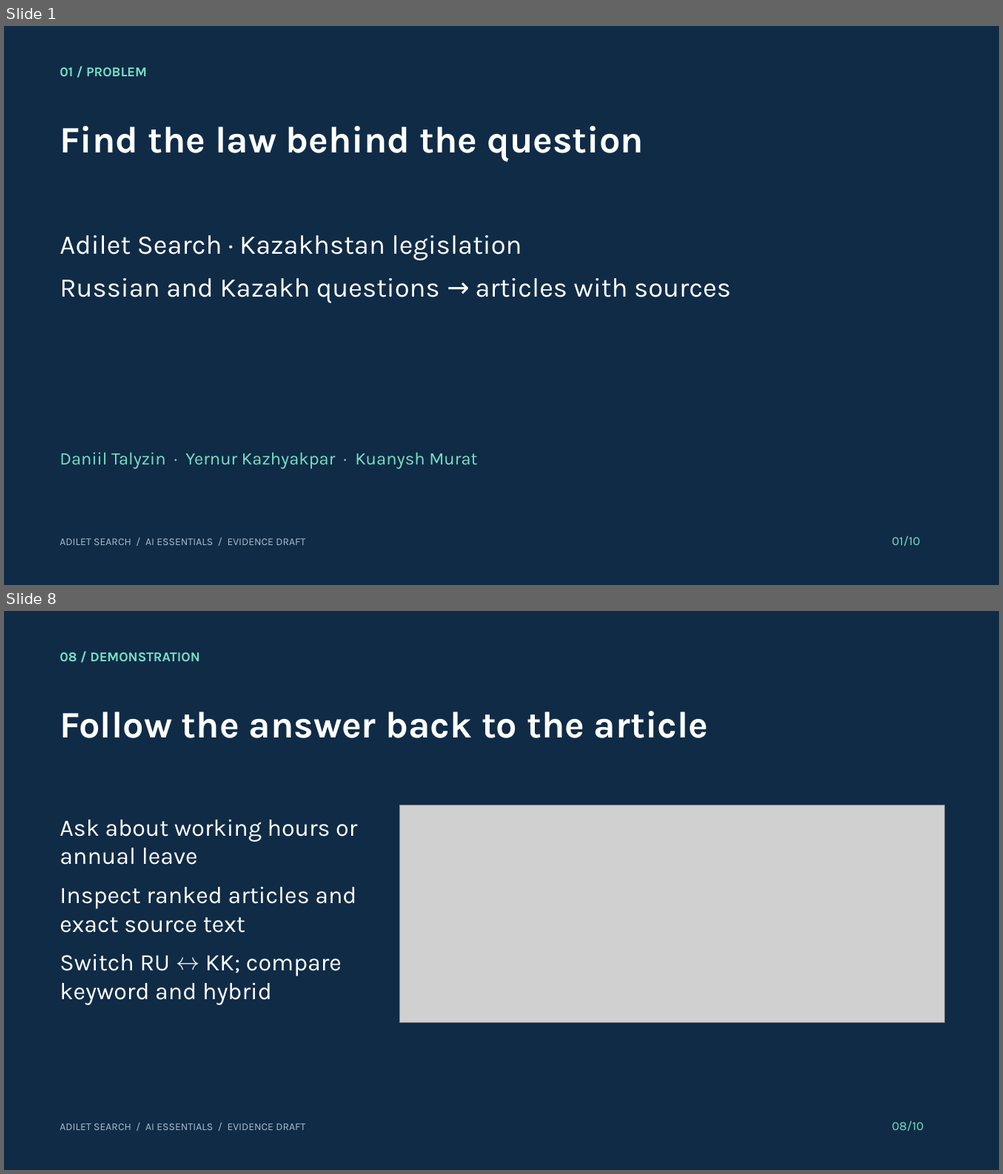
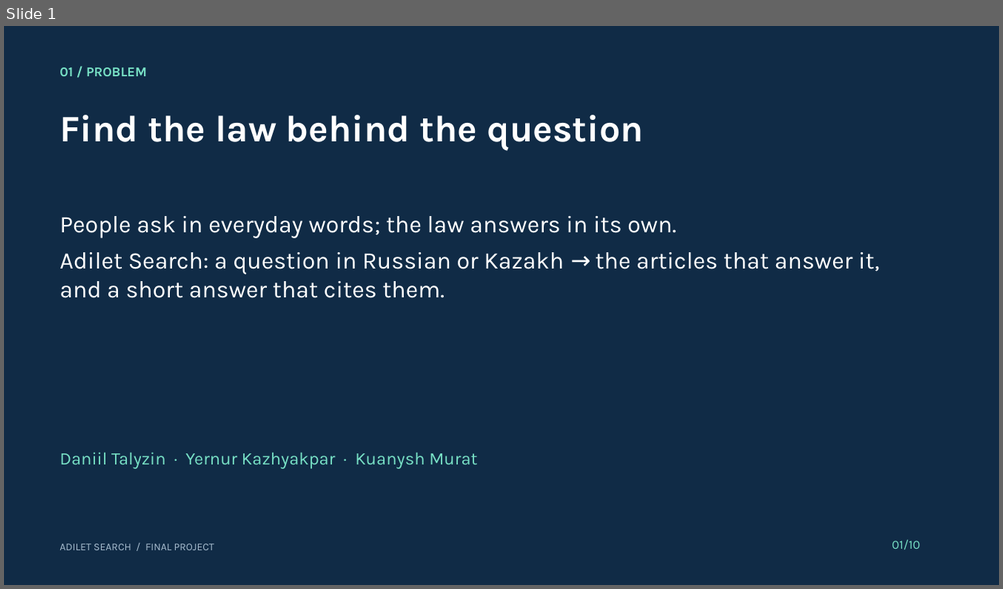
Before and after one commit to R0onen/adilet-search, a slide deck: docs/presentation/final_deck.pptx. Shown one above the other, each under a label of ours: slides 1 and 8 before the commit, slide 1 after it; the slides between them are not shown. The pictures are 1003x1174 and 1003x589 pixels, drawn with LibreOffice and Linux fonts; fonts in the diff are those of the drawing; grey boxes stand for pictures. Boxes give left, top, right and bottom in pixels: in the first picture for what was removed or moved away, otherwise in the second. Text is boxed around its words. In the diff, an @@ line names an element or a change of style, - is before the commit and + after.

```diff
--- a/docs/presentation/final_deck.pptx
+++ b/docs/presentation/final_deck.pptx
@@ slide 8 removed at [4,611,999,1170], background #102B46 @@
@@ text removed at [60,652,199,661] @@
-08 / DEMONSTRATION
@@ text removed at [60,711,708,738] @@
-Follow the answer back to the article
@@ picture removed at [399,805,944,1023] @@
@@ text removed at [60,820,357,1005] @@
-Ask about working hours or annual leave
-Inspect ranked articles and exact source text
-Switch RU ↔ KK; compare keyword and hybrid
@@ text removed at [891,1121,923,1131] @@
-08/10
@@ text removed at [60,1124,305,1130] @@
-ADILET SEARCH / AI ESSENTIALS / EVIDENCE DRAFT
@@ slide 1 changed as well @@
@@ text "Find the law behind the ..." at [60,115,643,150]: less space between paragraphs @@
@@ text "Find the law behind the ...": place and size @@
-text "Find the law behind the ..." at [60,126,643,161]
+text "Find the law behind the ..." at [60,115,643,150]
@@ text at [60,216,879,298]: text changed; size 26 to 23 pt @@
-Adilet Search · Kazakhstan legislation
-Russian and Kazakh questions → articles with sources
+People ask in everyday words; the law answers in its own.
+Adilet Search: a question in Russian or Kazakh → the articles that answer it, and a short answer that cites them.
@@ text "01/10" at [891,540,919,550]: less space between paragraphs @@
@@ text at [60,544,214,551]: text changed @@
-ADILET SEARCH / AI ESSENTIALS / EVIDENCE DRAFT
+ADILET SEARCH / FINAL PROJECT
```
Also in this commit, not shown: 1 other slide changed, 8 slides added, 7 other slides removed, 29 other files.
